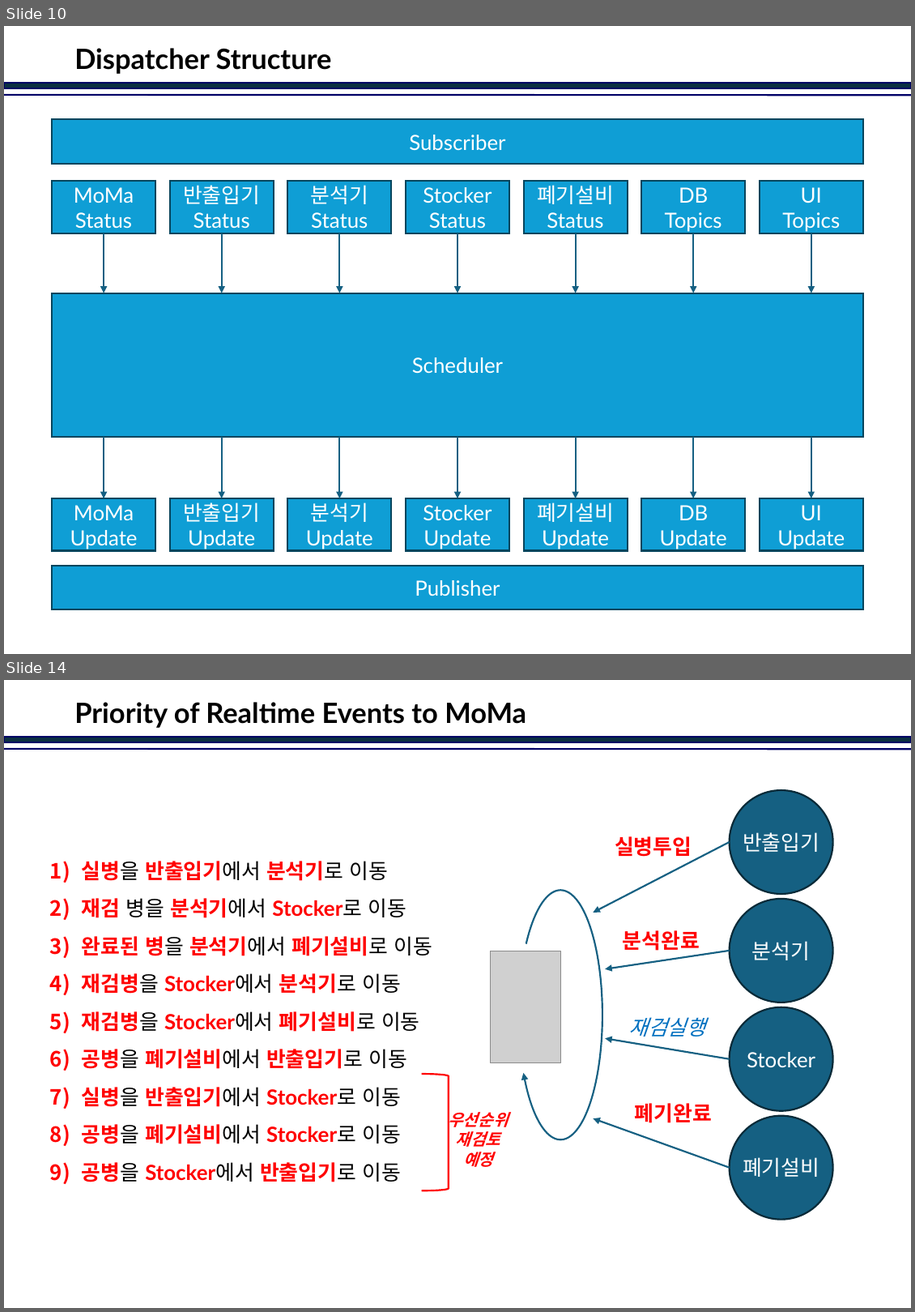
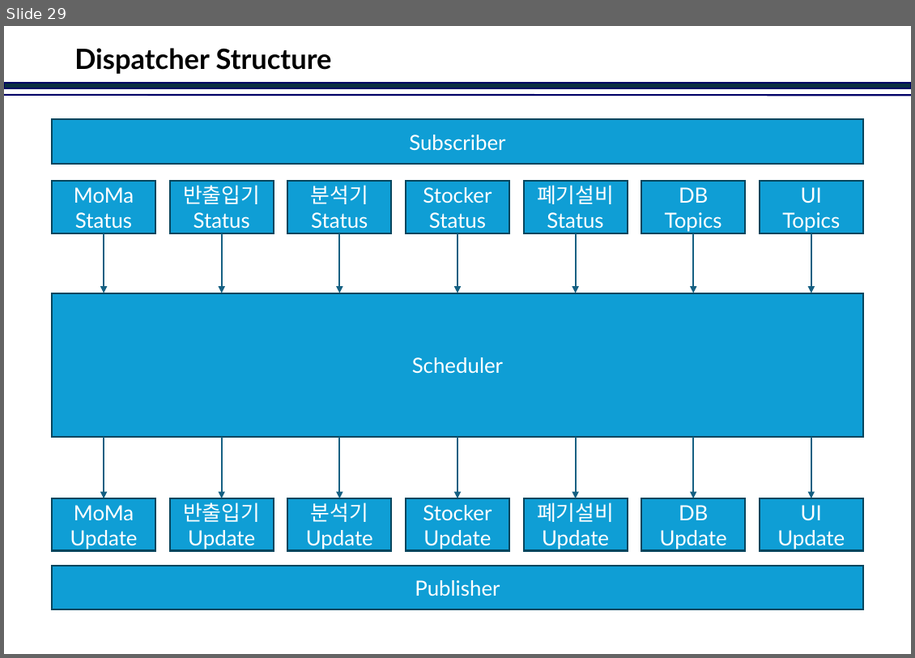
Before and after one commit to jinkabpark/SamickThk_Analysis, a slide deck: 허종원/Dispatcher in Action.pptx. Shown one above the other, each under a label of ours: slides 10 and 14 before the commit, slide 29 after it; the slides between them are not shown. The pictures are 915x1312 and 915x658 pixels, drawn with LibreOffice and Linux fonts; fonts in the diff are those of the drawing; grey boxes stand for pictures; background and template pictures are left out. Boxes give left, top, right and bottom in pixels: in the first picture for what was removed or moved away, otherwise in the second. Text is boxed around its words. In the diff, an @@ line names an element or a change of style, - is before the commit and + after.

```diff
--- a/허종원/Dispatcher in Action.pptx
+++ b/허종원/Dispatcher in Action.pptx
@@ slide 14 removed at <box>4,680,911,1308</box>, background #FFFFFF; not listed: 2 template elements that a slide beside it also shows @@
@@ title removed at <box>74,702,526,728</box> @@
-Priority of Realtime Events to MoMa
@@ ellipse removed at <box>730,791,833,895</box> @@
-반출입기
@@ arrow removed from (730, 843) to (594, 912) @@
@@ text removed at <box>615,836,692,857</box> @@
-실병투입
@@ text removed at <box>82,861,432,1182</box> @@
-1) 실병을 반출입기에서 분석기로 이동
-2) 재검 병을 분석기에서 Stocker로 이동
-3) 완료된 병을 분석기에서 폐기설비로 이동
-4) 재검병을 Stocker에서 분석기로 이동
-5) 재검병을 Stocker에서 폐기설비로 이동
-6) 공병을 폐기설비에서 반출입기로 이동
-7) 실병을 반출입기에서 Stocker로 이동
-8) 공병을 폐기설비에서 Stocker로 이동
-9) 공병을 Stocker에서 반출입기로 이동
@@ arc (boxed as its full ellipse) removed at <box>519,891,603,1140</box> @@
@@ ellipse removed at <box>730,899,833,1002</box> @@
-분석기
@@ text removed at <box>623,930,700,951</box> @@
-분석완료
@@ picture removed at <box>491,951,560,1064</box> @@
@@ arrow removed from (730, 951) to (606, 969) @@
@@ text removed at <box>629,1017,705,1036</box> @@
-재검실행
@@ ellipse removed at <box>730,1007,833,1112</box> @@
-Stocker
@@ arrow removed from (730, 1059) to (606, 1039) @@
@@ right bracket removed at <box>422,1074,449,1191</box> @@
@@ text removed at <box>449,1108,509,1167</box> @@
-우선순위
-재검토
-예정
@@ text removed at <box>635,1103,712,1123</box> @@
-폐기완료
@@ ellipse removed at <box>730,1116,833,1219</box> @@
-폐기설비
@@ arrow removed from (730, 1168) to (594, 1119) @@
@@ what was slide 10 is now slide 29 @@
```
Also in this commit, not shown: 7 other slides changed, 21 slides added, 15 other slides removed.
